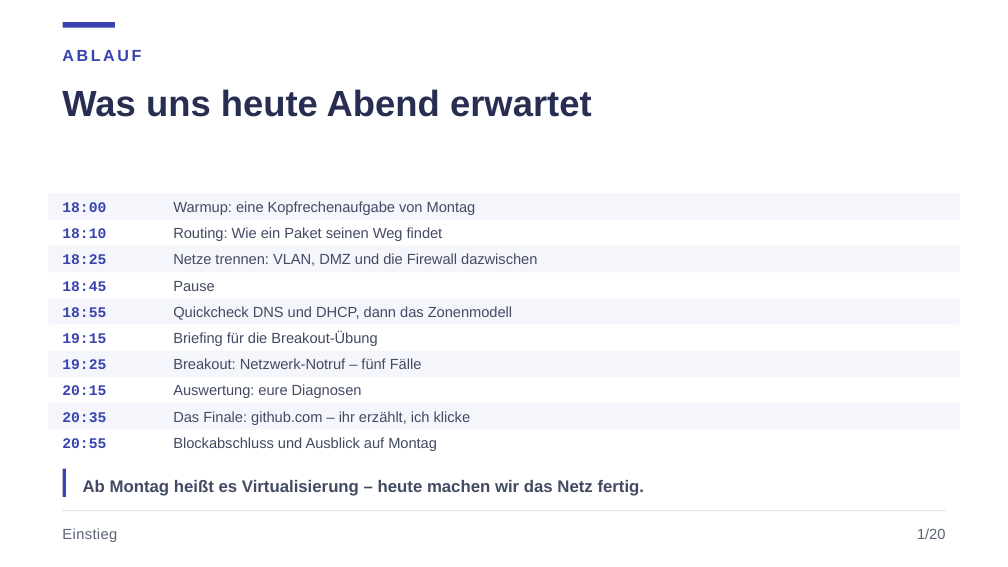
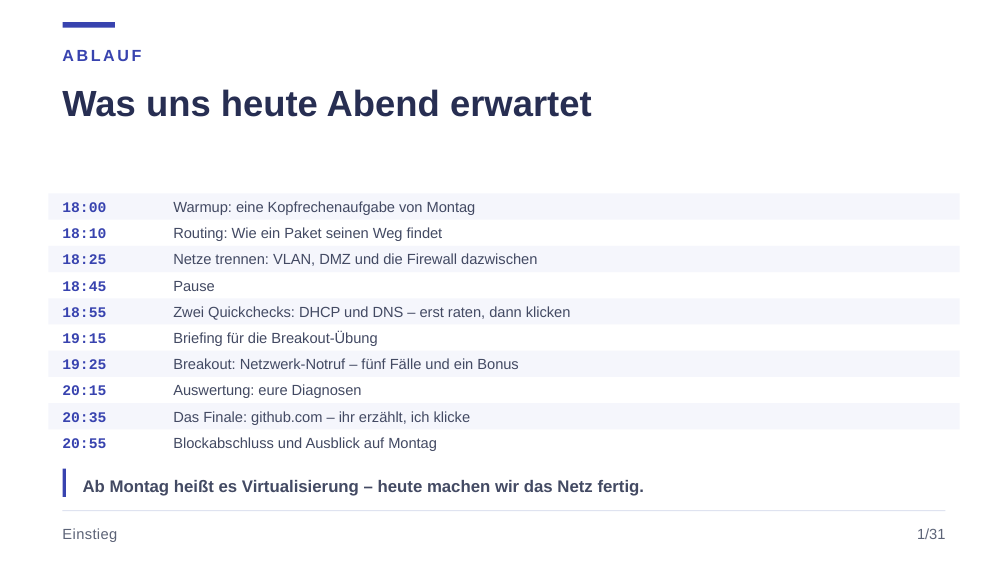
Before and after one commit to JacobMenge/kurs-unterlagen, a slide deck: slide 2 of folien/03-routing-vlan-sicherheit.pptx. Drawn at 1008x567 pixels with LibreOffice and Linux fonts; fonts in the diff are those of the drawing. Boxes give left, top, right and bottom in pixels: in the first picture for what was removed or moved away, otherwise in the second. Text is boxed around its words. In the diff, an @@ line names an element or a change of style, - is before the commit and + after.

Commit message:
bonus

```diff
--- a/folien/03-routing-vlan-sicherheit.pptx
+++ b/folien/03-routing-vlan-sicherheit.pptx
@@ text at box(173, 306, 571, 320): text changed @@
-Quickcheck DNS und DHCP, dann das Zonenmodell
+Zwei Quickchecks: DHCP und DNS – erst raten, dann klicken
@@ text at box(173, 358, 518, 369): text changed @@
-Breakout: Netzwerk-Notruf – fünf Fälle
+Breakout: Netzwerk-Notruf – fünf Fälle und ein Bonus
@@ text at box(917, 528, 945, 539): text changed @@
-1/20
+1/31
```
Also in this commit, not shown: 19 other slides changed, 12 slides added, 1 slide removed, 2 other files.
